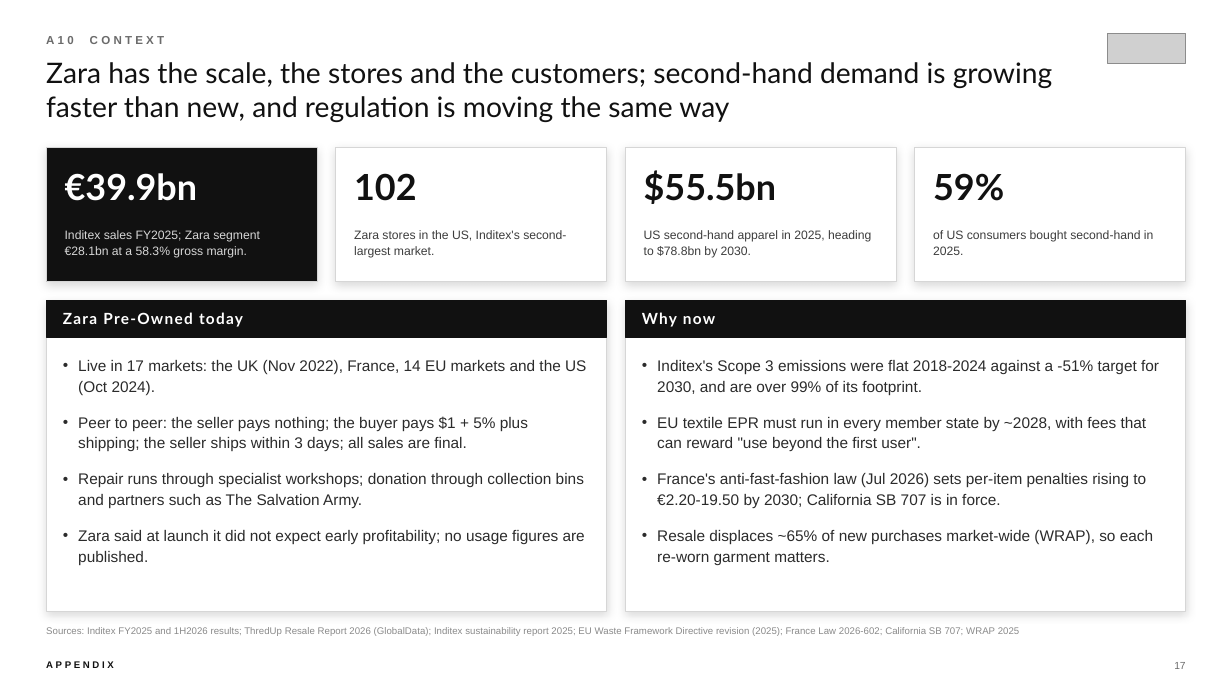
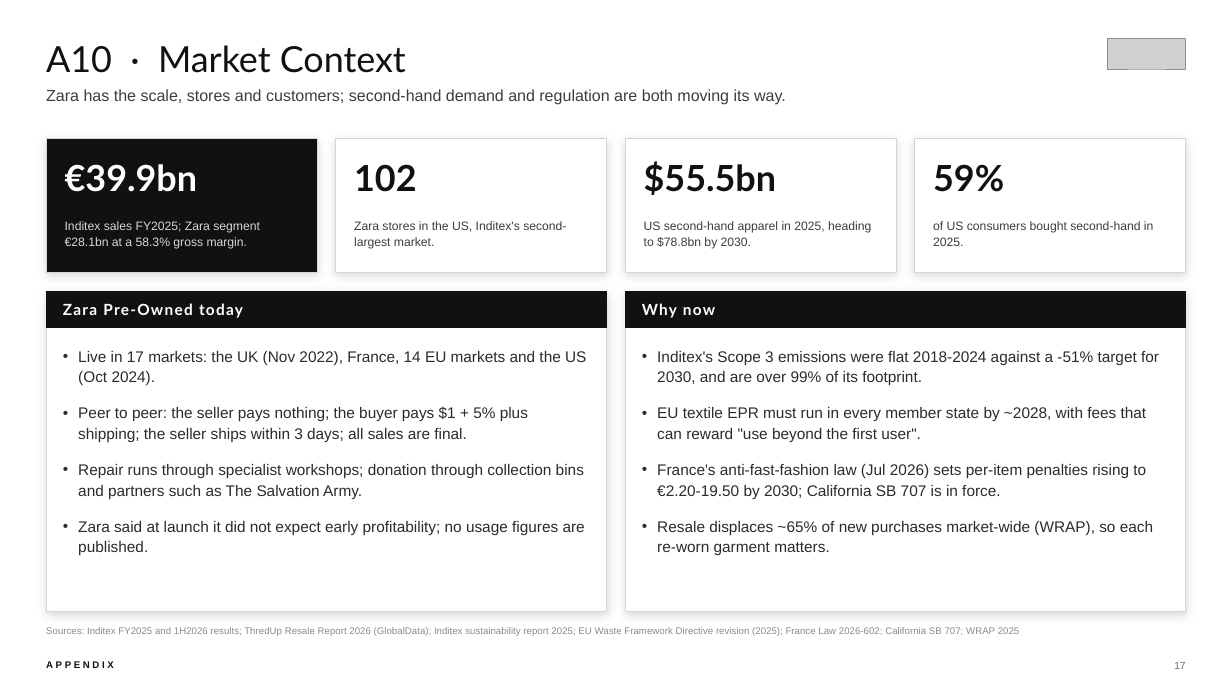
Before and after one commit to aryaKanna09/sparta-state-engine, a slide deck: slide 17 of zara-case-mockup/deck/ZARA_ReLoop_Deck.pptx. Drawn at 1232x693 pixels with LibreOffice and Linux fonts; fonts in the diff are those of the drawing; grey boxes stand for pictures. Boxes give left, top, right and bottom in pixels: in the first picture for what was removed or moved away, otherwise in the second. Text is boxed around its words. In the diff, an @@ line names an element or a change of style, - is before the commit and + after.

```diff
--- a/zara-case-mockup/deck/ZARA_ReLoop_Deck.pptx
+++ b/zara-case-mockup/deck/ZARA_ReLoop_Deck.pptx
@@ text "A10 · Market Context" at (x1=46, y1=45, x2=406, y2=73): vertical alignment top to bottom @@
@@ text at (x1=46, y1=45, x2=406, y2=73): text changed; size 9 to 28 pt; font Arial to Lato; text colour #6B6B6B to #111111; bold off @@
-A10 CONTEXT
+A10 · Market Context
@@ picture moved from (x1=1107, y1=33, x2=1186, y2=64) to (x1=1107, y1=39, x2=1186, y2=69) @@
@@ text at (x1=46, y1=89, x2=786, y2=105): text changed; size 22 to 12.5 pt; font Lato to Arial; text colour #111111 to #3D3D3D @@
-Zara has the scale, the stores and the customers; second-hand demand is growing faster than new, and regulation is moving the same way
+Zara has the scale, stores and customers; second-hand demand and regulation are both moving its way.
@@ rectangle resized from (x1=46, y1=300, x2=607, y2=612) to (x1=46, y1=291, x2=607, y2=612) @@
@@ 10 texts, 6 rectangles moved together from (x1=46, y1=148, x2=1187, y2=337) to (x1=46, y1=139, x2=1187, y2=328) @@
@@ rectangle resized from (x1=626, y1=300, x2=1187, y2=612) to (x1=626, y1=291, x2=1187, y2=612) @@
@@ text "Live in 17 markets: the ..." moved from (x1=78, y1=360, x2=586, y2=565) to (x1=78, y1=351, x2=586, y2=555) @@
@@ text "Inditex's Scope 3 emissions were ..." moved from (x1=657, y1=360, x2=1159, y2=565) to (x1=657, y1=351, x2=1159, y2=555) @@
```
Also in this commit, not shown: 17 other slides changed, 3 other files.
